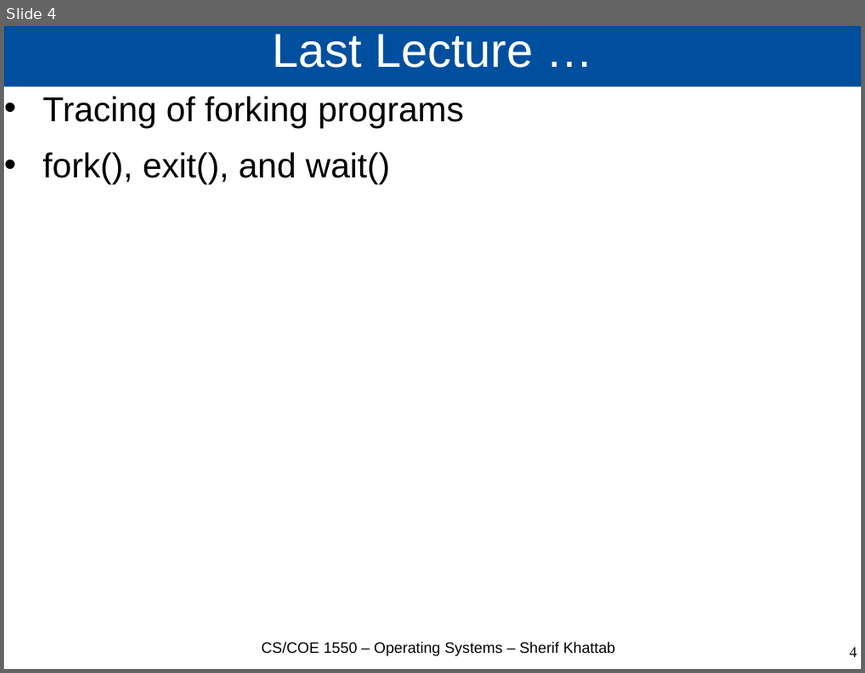
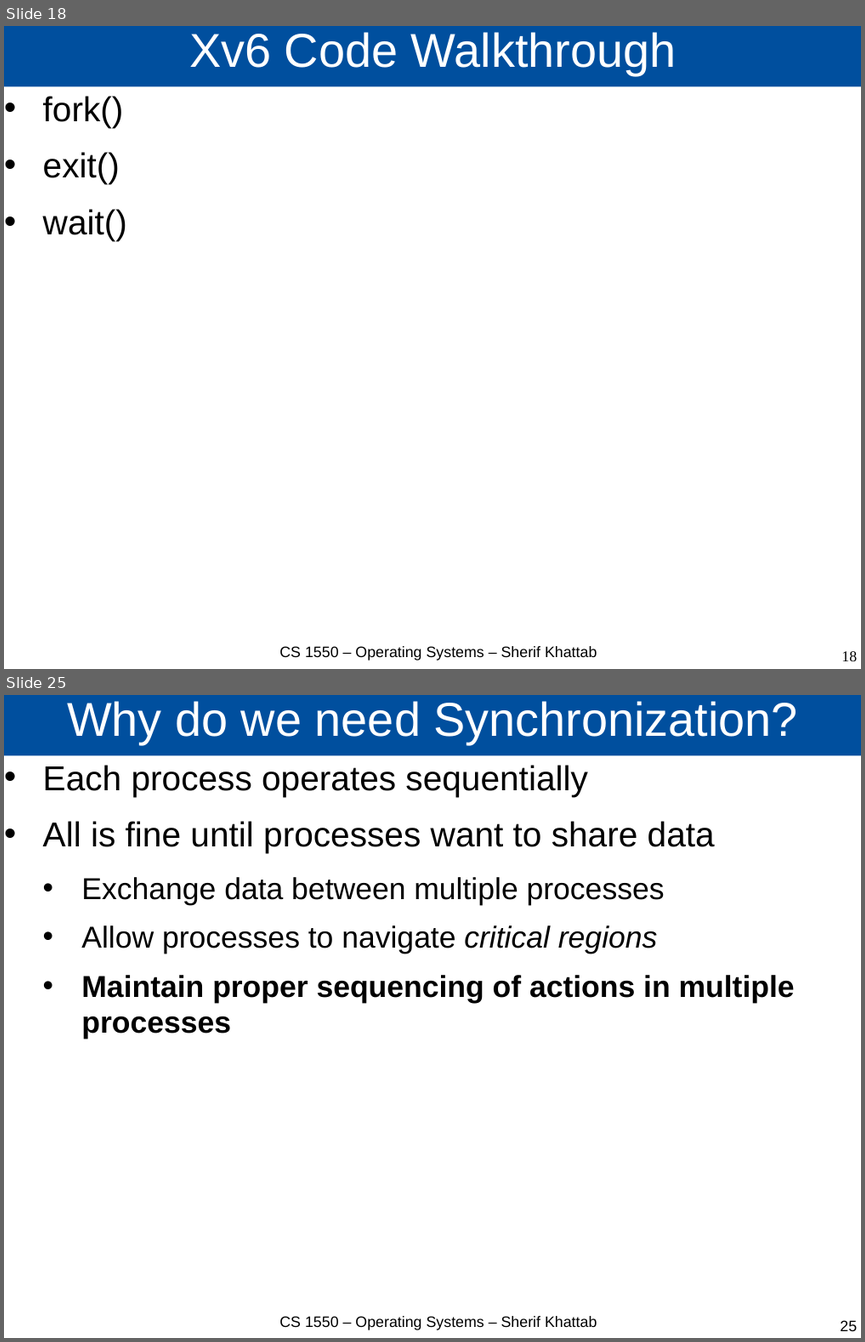
Before and after one commit to cs1550-2224/cs1550-code-handouts, a slide deck: DraftSlides/Lecture5.pptx. Shown one above the other, each under a label of ours: slide 4 before the commit, slides 18 and 25 after it; the slides between them are not shown. The pictures are 865x673 and 865x1342 pixels, drawn with LibreOffice and Linux fonts; fonts in the diff are those of the drawing. Boxes give left, top, right and bottom in pixels: in the first picture for what was removed or moved away, otherwise in the second. Text is boxed around its words. In the diff, an @@ line names an element or a change of style, - is before the commit and + after.

```diff
--- a/DraftSlides/Lecture5.pptx
+++ b/DraftSlides/Lecture5.pptx
@@ slide 25 added at bbox=[4, 695, 861, 1338], background #FFFFFF @@
@@ title added at bbox=[4, 695, 861, 756], fill #004F9E, 44 pt, text #FFFFFF @@
+Why do we need Synchronization?
@@ text added at bbox=[43, 765, 794, 1039], 28 pt, text #000000 @@
+• Each process operates sequentially
+• All is fine until processes want to share data
+  • Exchange data between multiple processes
+  • Allow processes to navigate critical regions
+  • Maintain proper sequencing of actions in multiple processes
@@ text added at bbox=[279, 1315, 596, 1330], 14 pt, text #000000 @@
+CS 1550 – Operating Systems – Sherif Khattab
@@ page number added at bbox=[840, 1320, 857, 1331], 14 pt, text #000000 @@
+25
@@ what was slide 4 is now slide 18 @@
@@ slide 18 changed as well @@
@@ title at bbox=[189, 32, 676, 75]: text changed @@
-Last Lecture …
+Xv6 Code Walkthrough
@@ text at bbox=[43, 96, 127, 241]: text changed @@
-• Tracing of forking programs
-• fork(), exit(), and wait()
+• fork()
+• exit()
+• wait()
@@ text at bbox=[279, 646, 596, 660]: text changed @@
-CS/COE 1550 – Operating Systems – Sherif Khattab
+CS 1550 – Operating Systems – Sherif Khattab
@@ page number at bbox=[841, 651, 857, 661]: text changed @@
-4
+18
```
Also in this commit, not shown: 6 other slides changed, 22 other slides added, 5 other files.
